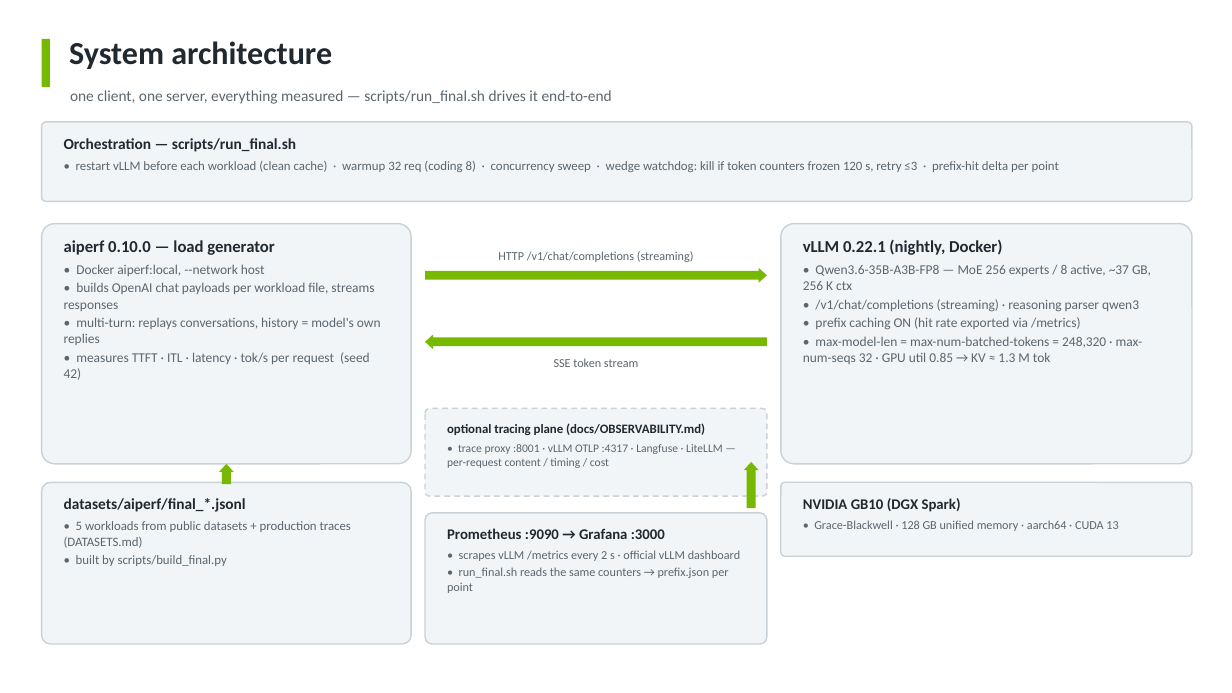
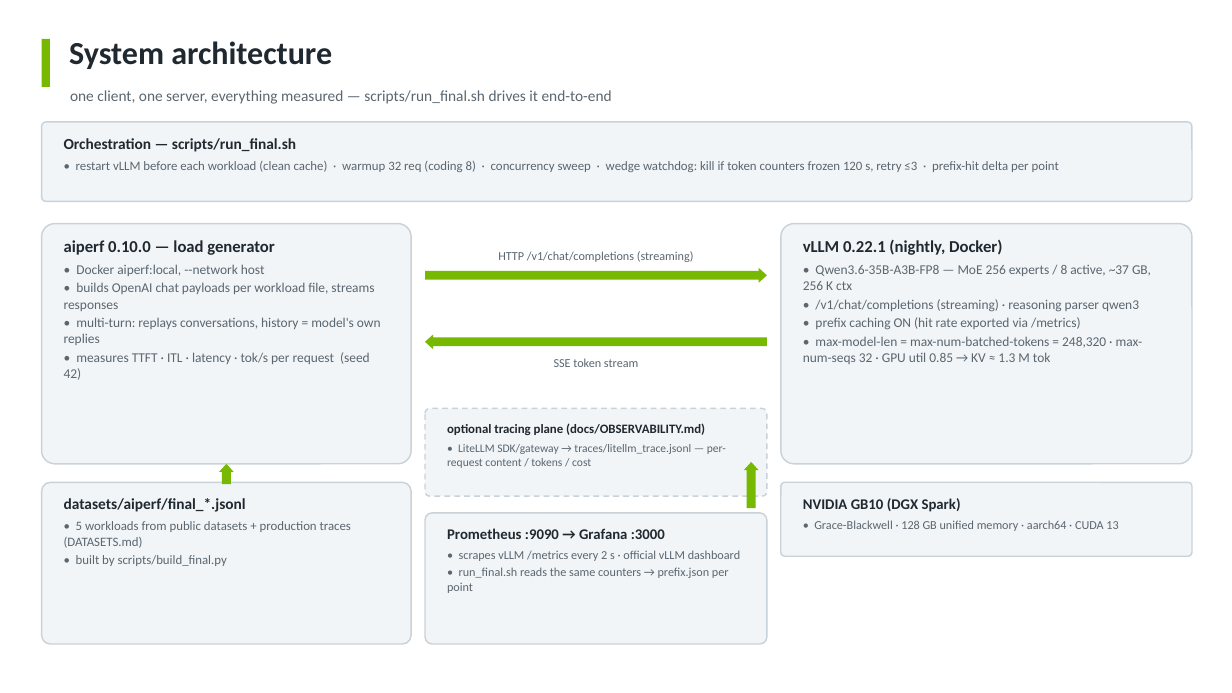
Before and after one commit to anud18/qwen36-vllm-aiperf-benchmark, a slide deck: slide 2 of slides/benchmark_overview.pptx. Drawn at 1232x693 pixels with LibreOffice and Linux fonts; fonts in the diff are those of the drawing. Boxes give left, top, right and bottom in pixels: in the first picture for what was removed or moved away, otherwise in the second. Text is boxed around its words. In the diff, an @@ line names an element or a change of style, - is before the commit and + after.

```diff
--- a/slides/benchmark_overview.pptx
+++ b/slides/benchmark_overview.pptx
@@ text at [447,444,726,468]: text changed @@
-• trace proxy :8001 · vLLM OTLP :4317 · Langfuse · LiteLLM — per-request content / timing / cost
+• LiteLLM SDK/gateway → traces/litellm_trace.jsonl — per-request content / tokens / cost
```
Also in this commit, not shown: 1 other slide changed, 27 other files.
